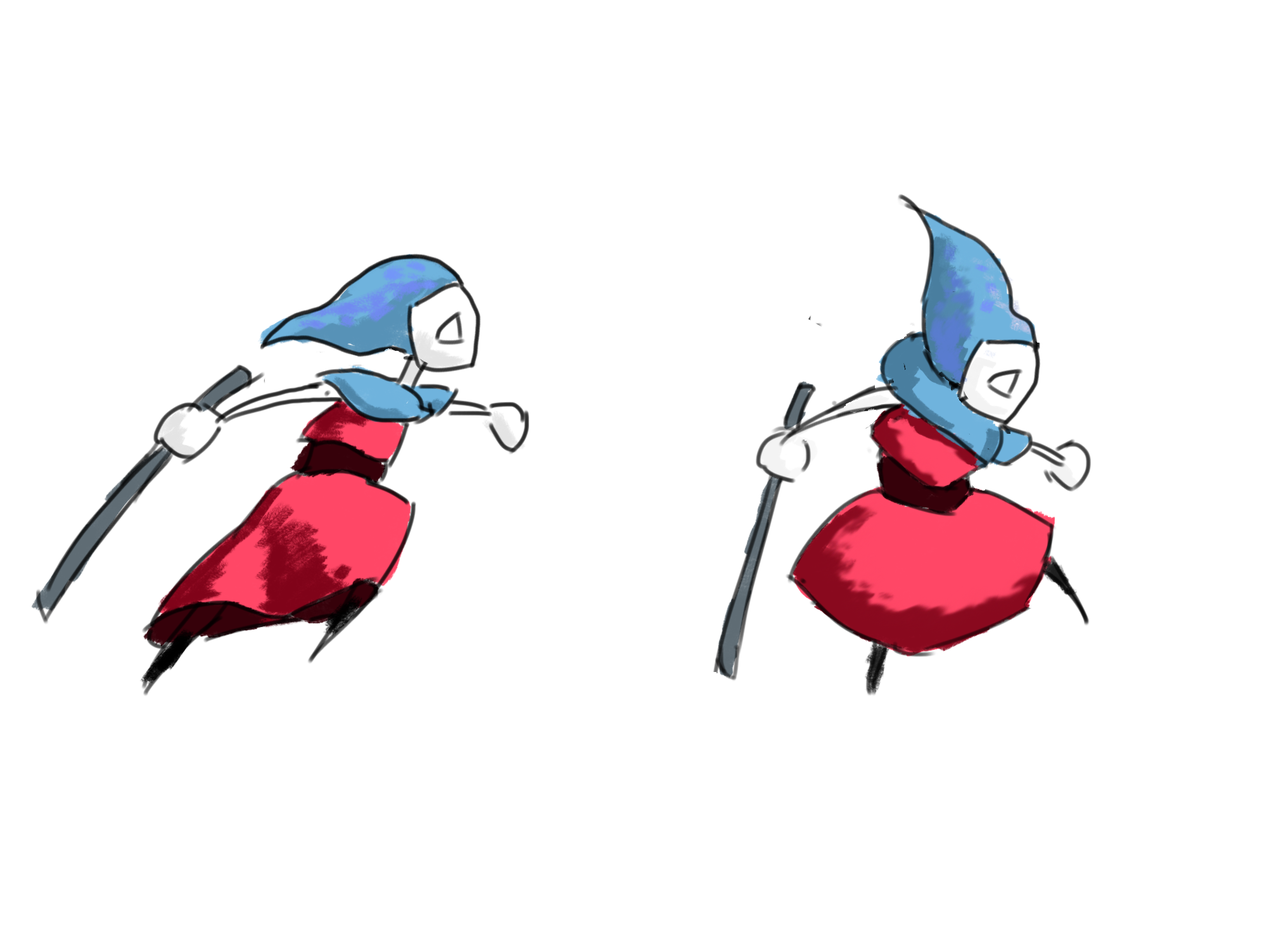
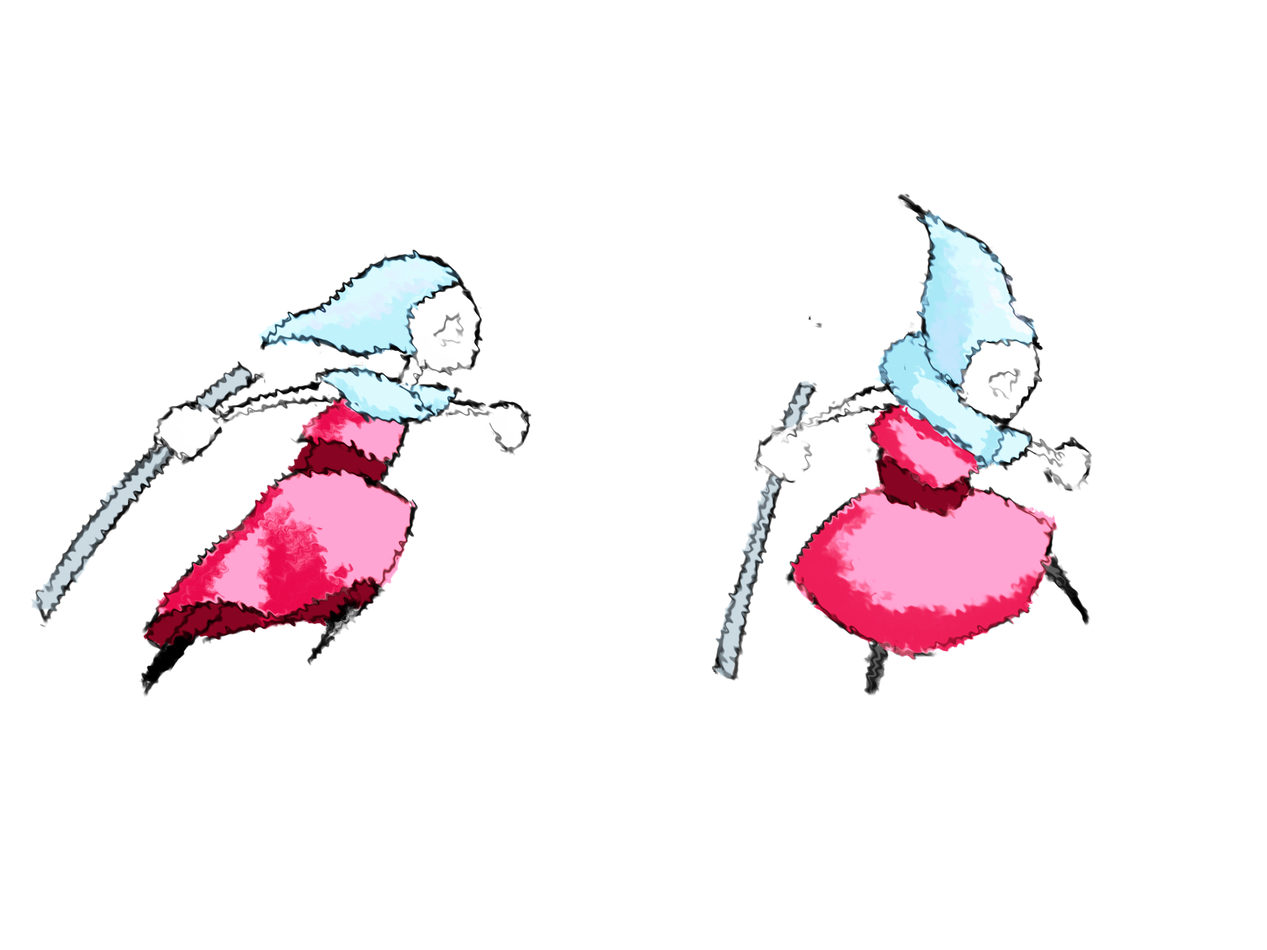
Layer changes from the first 1267px x 950px image to the second:
added layer "Layer 2 copy" above "Layer 2" over [31, 193, 1092, 698]
